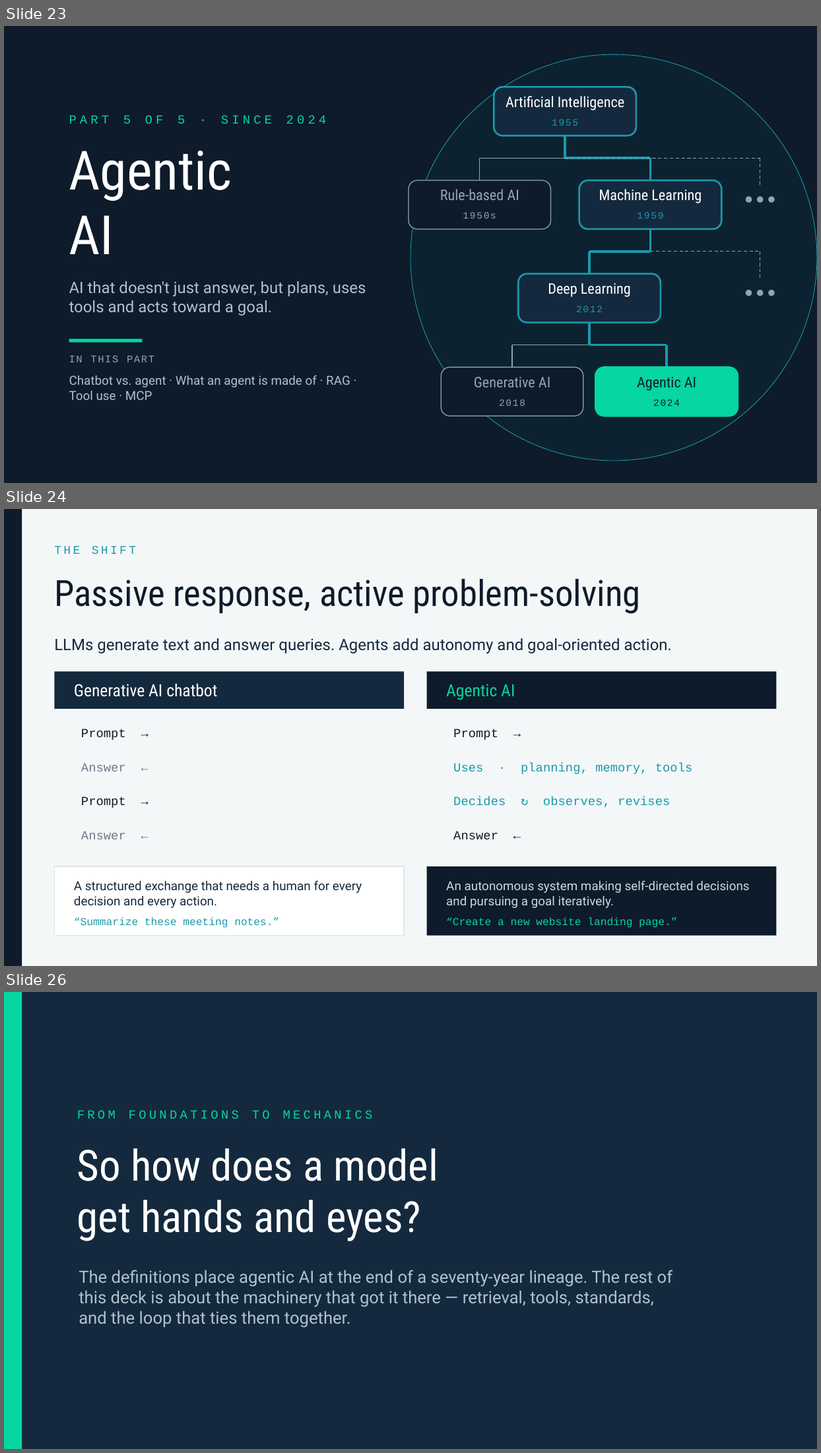
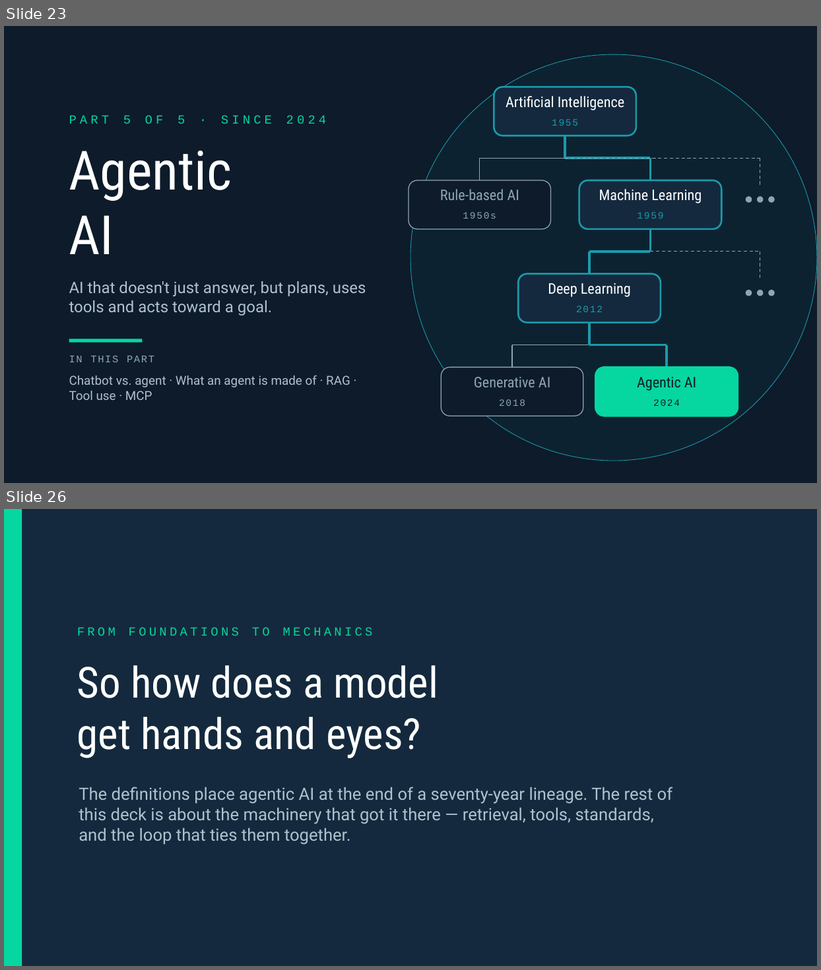
Before and after one commit to lukasroedl/ai-terminology-hell, a slide deck: ai-terminology-hell.pptx. Shown one above the other, each under a label of ours: slides 23, 24 and 26 before the commit, slides 23 and 26 after it; the slides between them are not shown. The pictures are 821x1453 and 821x970 pixels, drawn with LibreOffice and Linux fonts; fonts in the diff are those of the drawing. Boxes give left, top, right and bottom in pixels: in the first picture for what was removed or moved away, otherwise in the second. Text is boxed around its words. In the diff, an @@ line names an element or a change of style, - is before the commit and + after.

```diff
--- a/ai-terminology-hell.pptx
+++ b/ai-terminology-hell.pptx
@@ slide 24 removed at <box>4,509,817,966</box>, background #F4F7F8 @@
@@ rectangle removed at <box>4,509,22,966</box> @@
@@ text removed at <box>54,546,136,554</box> @@
-THE SHIFT
@@ text removed at <box>54,579,641,614</box> @@
-Passive response, active problem-solving
@@ text removed at <box>54,638,672,654</box> @@
-LLMs generate text and answer queries. Agents add autonomy and goal-oriented action.
@@ rectangle removed at <box>54,671,404,709</box> @@
@@ text removed at <box>74,683,217,697</box> @@
-Generative AI chatbot
@@ rectangle removed at <box>427,671,776,709</box> @@
@@ text removed at <box>446,684,515,700</box> @@
-Agentic AI
@@ text removed at <box>81,729,126,740</box> @@
-Prompt →
@@ text removed at <box>453,729,498,740</box> @@
-Prompt →
@@ text removed at <box>81,763,126,772</box> @@
-Answer ←
@@ text removed at <box>453,762,693,774</box> @@
-Uses · planning, memory, tools
@@ text removed at <box>81,797,126,808</box> @@
-Prompt →
@@ text removed at <box>453,797,670,808</box> @@
-Decides ↻ observes, revises
@@ text removed at <box>81,831,126,840</box> @@
-Answer ←
@@ text removed at <box>453,831,498,840</box> @@
-Answer ←
@@ rectangle removed at <box>54,867,404,936</box> @@
@@ text removed at <box>74,881,362,908</box> @@
-A structured exchange that needs a human for every decision and every action.
@@ rectangle removed at <box>427,867,776,936</box> @@
@@ text removed at <box>446,881,749,908</box> @@
-An autonomous system making self-directed decisions and pursuing a goal iteratively.
@@ text removed at <box>74,918,279,928</box> @@
-“Summarize these meeting notes.”
@@ text removed at <box>446,918,677,928</box> @@
-“Create a new website landing page.”
```
Also in this commit, not shown: 1 slide changed, 1 slide added, 4 other files.
